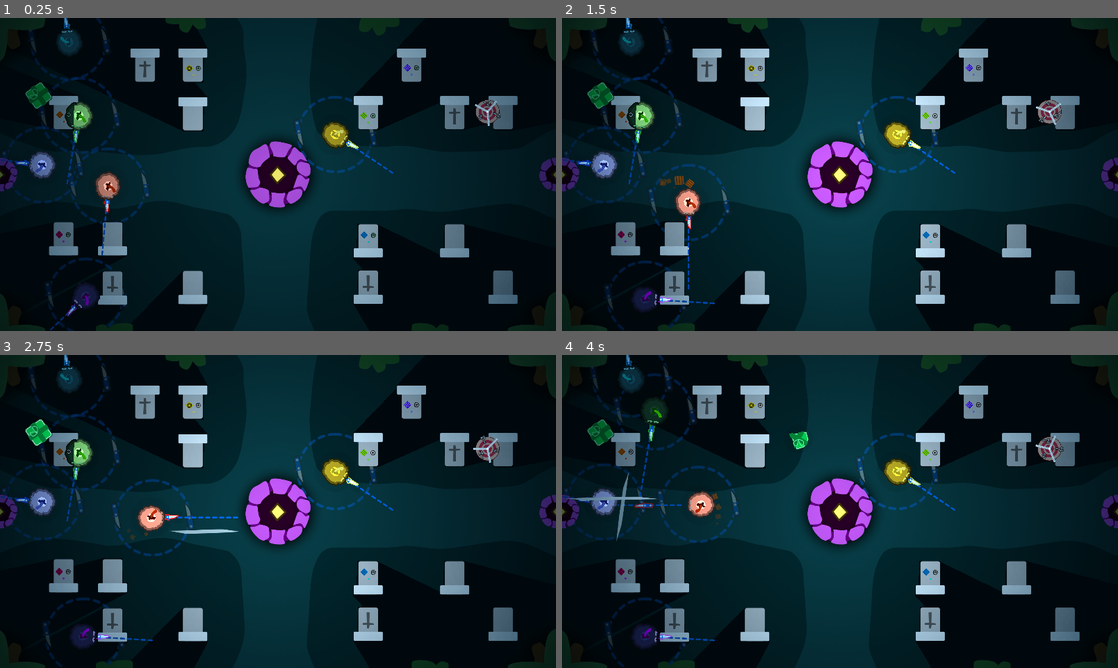
Above: before the commit, frames 1-4 (two rows, left to right).
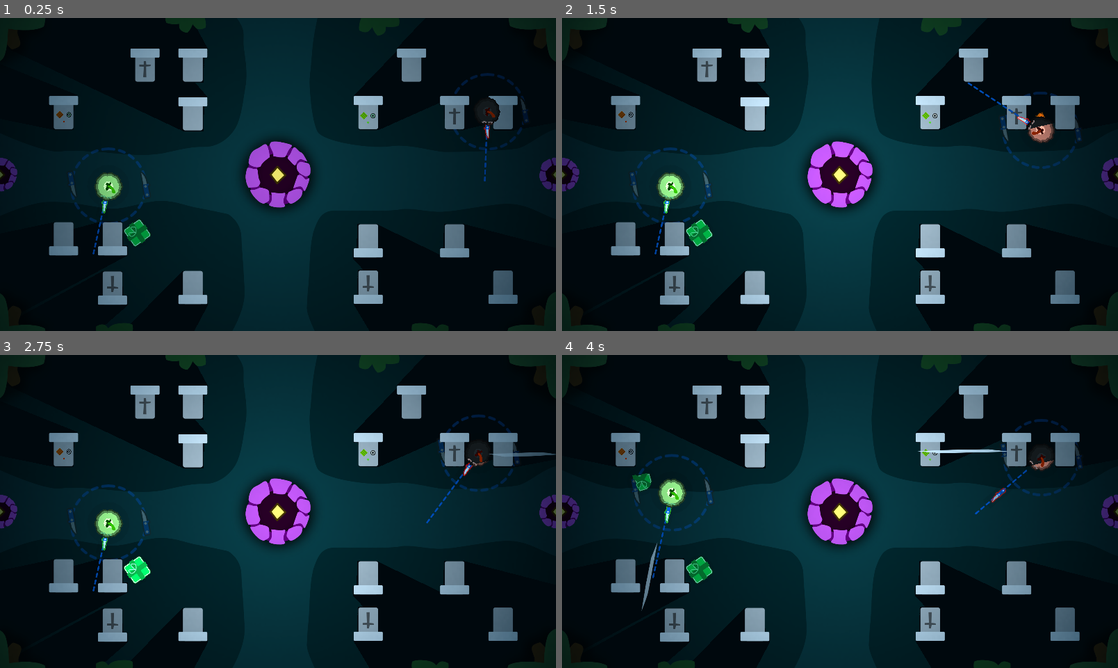
Above: after the commit, the same moments.

Repository: Pandaqi/Pumpkins
Game: Godot game, scene res://Main.tscn
Two runs of this game, one before a commit and one after it. Both use one fixed random seed, a clock stepped at 60 frames per second and the inputs below.
Inputs (mouse positions are in pixels of both pictures, inside the frame that each line leads up to):
- Up to frame 1 (0.25 s): no input
- Up to frame 2 (1.5 s): tap Enter (add_keyboard_player) at 0.5 s; move the mouse to (962, 158) at 0.52 s; hold Right 0.53-1.28 s; tap Space (continue) at 0.6 s; click (962, 158) at 0.67 s; move the mouse to (728, 190) at 1.27 s; hold Down from 1.28 s (still down); tap B (add_bot) at 1.35 s
- Up to frame 3 (2.75 s): tap Space (continue) at 1.55, 2.3 s; move the mouse to (333, 442) at 2.02 s; release Down at 2.03 s; hold Right from 2.03 s (still down); tap Enter (add_keyboard_player) at 2.1 s
- Up to frame 4 (4 s): move the mouse to (812, 574) at 2.77 s; release Right at 2.78 s; hold Up 2.78-3.53 s; tap Space (continue) at 2.85, 3.8 s; click (812, 574) at 2.92 s; move the mouse to (1006, 558) at 3.52 s; hold Left from 3.53 s (still down); tap R (remove_bot) at 3.6 s

The runs differ from the first frame. In frame 1, 4.5% of the frame differs, in the area x 0-96%, y 0-100%; in frame 2, 5.8%; in frame 3, 5.8%; in frame 4, 6.2%, in the area x 0-94%, y 0-100%.

Commit message:
Bots are kinda okay, tried different control schemes

Diff:
--- a/project.godot
+++ b/project.godot
@@ -81,6 +81,7 @@
 
 [physics]
 
+common/physics_fps=120
 common/enable_pause_aware_picking=true
 2d/default_gravity=0
 
--- a/scenes/knife_bodyless.tscn
+++ b/scenes/knife_bodyless.tscn
@@ -61,6 +61,7 @@
 }
 
 [node name="Knife" type="Node2D" groups=[
+"Knives",
 "Throwables",
 ]]
 
--- a/scenes/player.tscn
+++ b/scenes/player.tscn
@@ -75,7 +75,7 @@
 [node name="Input" type="Node" parent="."]
 script = ExtResource( 6 )
 
-[node name="Bot" type="Node" parent="."]
+[node name="Bot" type="Node2D" parent="."]
 script = ExtResource( 19 )
 
 [node name="Mover" type="Node" parent="."]
@@ -113,6 +113,8 @@
 position = Vector2( 128, 0 )
 rotation = 1.5708
 texture = ExtResource( 17 )
+
+[node name="Timer" type="Timer" parent="Knives"]
 
 [node name="GameOver" type="Node2D" parent="."]
 script = ExtResource( 12 )
@@ -165,17 +167,24 @@
 process_material = SubResource( 3 )
 texture = ExtResource( 22 )
 
+[connection signal="button_press" from="Input" to="Mover" method="_on_Input_button_press"]
 [connection signal="button_press" from="Input" to="Slasher" method="_on_Input_button_press"]
-[connection signal="button_press" from="Input" to="Mover" method="_on_Input_button_press"]
+[connection signal="button_release" from="Input" to="Mover" method="_on_Input_button_release"]
 [connection signal="button_release" from="Input" to="Slasher" method="_on_Input_button_release"]
-[connection signal="button_release" from="Input" to="Mover" method="_on_Input_button_release"]
+[connection signal="move_vec" from="Input" to="Mover" method="_on_Input_move_vec"]
 [connection signal="move_vec" from="Input" to="Slasher" method="_on_Input_move_vec"]
-[connection signal="move_vec" from="Input" to="Mover" method="_on_Input_move_vec"]
+[connection signal="button_press" from="Bot" to="Mover" method="_on_Input_button_press"]
+[connection signal="button_press" from="Bot" to="Slasher" method="_on_Input_button_press"]
+[connection signal="button_release" from="Bot" to="Mover" method="_on_Input_button_release"]
+[connection signal="button_release" from="Bot" to="Slasher" method="_on_Input_button_release"]
+[connection signal="move_vec" from="Bot" to="Mover" method="_on_Input_move_vec"]
+[connection signal="move_vec" from="Bot" to="Slasher" method="_on_Input_move_vec"]
 [connection signal="movement_started" from="Mover" to="Particles" method="_on_Mover_movement_started"]
 [connection signal="movement_stopped" from="Mover" to="Particles" method="_on_Mover_movement_stopped"]
+[connection signal="shape_updated" from="Shaper" to="Drawer" method="_on_Shaper_shape_updated"]
 [connection signal="shape_updated" from="Shaper" to="ShadowLocation" method="_on_Shaper_shape_updated"]
 [connection signal="shape_updated" from="Shaper" to="Knives" method="_on_Shaper_shape_updated"]
-[connection signal="shape_updated" from="Shaper" to="Drawer" method="_on_Shaper_shape_updated"]
 [connection signal="shape_updated" from="Shaper" to="Topping" method="_on_Shaper_shape_updated"]
 [connection signal="timeout" from="Grower/Timer" to="Grower" method="_on_Timer_timeout"]
+[connection signal="timeout" from="Knives/Timer" to="Knives" method="_on_Timer_timeout"]
 [connection signal="body_entered" from="Collector/Area2D" to="Collector" method="_on_Area2D_body_entered"]
--- a/scripts/globals/global_dict.gd
+++ b/scripts/globals/global_dict.gd
@@ -1,18 +1,21 @@
 extends Node
 
 var cfg = {
-	'game_mode': 'bulls_eye',
+	'game_mode': 'collect_em_all',
 	'max_players': 6,
 	'auto_pickup_powerups': false,
-	'num_starting_knives': 1
+	'num_starting_knives': 1,
+
+	'use_alternate_control_scheme': true,
+	'auto_throw_knives': true,
 }
 
 var modes = {
 	"dicey_slicey": { "win": "survival", "fade_rubble": true },
-	"collect_em_all": { "win": "collection", "eat_player_parts": true, "target_num": 20, "auto_grow": true },
-	"bulls_eye": { "win": "collection", "target_num": 50, "fade_rubble": true, "auto_grow": true, "auto_spawns": "bullseye", "player_slicing_penalty": -1 },
-	"frightening_feast": { "win": "collection", "target_num": 10, "auto_spawns": "dumplings" },
-	"dwarfing_dumplings": { "win": "survival", "fade_rubble": true },
+	"collect_em_all": { "win": "collection", "eat_player_parts": true, "target_num": 20, "auto_grow": true, "collectible_group": "Parts" },
+	"bulls_eye": { "win": "collection", "target_num": 50, "fade_rubble": true, "auto_grow": true, "auto_spawns": "bullseye", "player_slicing_penalty": -1, "target_group": "Targets" },
+	"frightening_feast": { "win": "collection", "target_num": 10, "auto_spawns": "dumplings", "collectible_group": "Dumplings" },
+	"dwarfing_dumplings": { "win": "survival", "fade_rubble": true, "target_group": "Dumplings" },
 	"ropeless_race": { "win": "survival", "forbid_slicing_players": true, "fade_rubble": true }
 }
 
@@ -29,7 +32,7 @@
 
 var player_data = [
 	{ "team": 0, "bot": false, "active": true },
-	{ "team": 1, "bot": false, "active": true },
+	{ "team": 1, "bot": true, "active": true },
 	{ "team": 2, "bot": false, "active": false },
 	{ "team": 3, "bot": false, "active": false },
 	{ "team": 4, "bot": false, "active": false },
--- a/scripts/globals/global_input.gd
+++ b/scripts/globals/global_input.gd
@@ -23,15 +23,25 @@
 	build_input_map()
 
 func create_debugging_players():
-	var num_players = 6
+	var num_players = 2
+	var num_bots = 0
+	for i in range(8):
+		GlobalDict.player_data[i].active = false
+		GlobalDict.player_data[i].bot = false
+
 	for i in range(num_players):
 		GlobalDict.player_data[i].active = true
+		GlobalDict.player_data[i].bot = false
 
 		if i < 4:
 			add_new_player('keyboard')
 		else:
 			add_new_player('controller', i)
 		# ('controller', i)
+
+	for i in range(num_bots):
+		GlobalDict.player_data[num_players + i].active = true
+		GlobalDict.player_data[num_players + i].bot = true
 
 #
 # Auto-fill the input map with all the right controls
--- a/scripts/mode_manager.gd
+++ b/scripts/mode_manager.gd
@@ -12,6 +12,9 @@
 		var module = load("res://scenes/mode_modules/" + mode_data.auto_spawns + ".tscn").instance()
 		add_child(module)
 		module.activate()
+
+func has_collectibles():
+	return mode_data.has("collectible_group")
 
 func win_type_is(tp):
 	return mode_data.win == tp
@@ -35,3 +38,12 @@
 func get_player_slicing_penalty():
 	if not mode_data.has('player_slicing_penalty'): return 0
 	return mode_data.player_slicing_penalty
+
+func get_targets():
+	var target_group = "Players"
+	if mode_data.has('target_group'): target_group = mode_data.target_group
+	return get_tree().get_nodes_in_group(target_group)
+
+func get_collectibles():
+	if not mode_data.has("collectible_group"): return []
+	return get_tree().get_nodes_in_group(mode_data.collectible_group)
--- a/scripts/modules/module_bot.gd
+++ b/scripts/modules/module_bot.gd
@@ -1,8 +1,9 @@
-extends Node
+extends Node2D
 
 const PLAYER_SENSOR_RANGE : float = 300.0
 
 onready var players = get_node("/root/Main/Players")
+onready var mode = get_node("/root/Main/ModeManager")
 onready var body = get_parent()
 
 var player_num : int = -1
@@ -12,6 +13,12 @@
 
 var num_knives : int
 var active_knife_vec : Vector2
+
+var knives_close : Array
+var knives_close_hostile : Array
+var knives_close_friendly : Array
+
+var collectibles_close : Array
 
 var points : int = 0
 var area : float = 0.0
@@ -25,6 +32,13 @@
 var vec_away_from_close_players : Vector2
 var avg_distance_to_players : float
 
+var params = {}
+
+signal move_vec()
+
+signal button_press()
+signal button_release()
+
 func _ready():
 	determine_personality()
 
@@ -34,10 +48,10 @@
 func determine_personality():
 	pass
 
-func _process(dt):
+func _physics_process(dt):
 	read_situation()
-	assign_scores()
-	pick_best_input()
+	assemble_movement_vector()
+	go_around_obstacles(dt)
 	apply_chosen_input()
 
 func read_situation():
@@ -54,10 +68,19 @@
 	area = body.modules.shaper.area
 
 	# information about knives/stuff we could get in the environment
-	# TO DO
+	knives_close = get_all_knives()
+	knives_close_friendly = []
+	knives_close_hostile = []
+	for knife in knives_close:
+		if body.modules.knives.is_mine(knife):
+			knives_close_friendly.append(knife)
+		else:
+			knives_close_hostile.append(knife)
+
+	collectibles_close = mode.get_collectibles()
 
 	# information about closest player
-	closest = players.get_closest_to(pos)
+	closest = players.get_closest_to(pos, body)
 	vec_to_closest = ((closest.get_global_position()) - pos).normalized()
 	dist_to_closest = ((closest.get_global_position()) - pos).length()
 
@@ -78,13 +101,286 @@
 
 	# information about the physical environment
 	# TO DO => Physical bodies blocking our path
-	# TO DO => Any knifes nearby, especially those coming towards us
-
-func assign_scores():
-	pass
-
-func pick_best_input():
-	pass
+
+func assemble_movement_vector():
+	params = {
+		'vec': Vector2.ZERO,
+		'weight': 0,
+		'press_button': false,
+		'release_button': false,
+		'aim_vec': Vector2.ZERO,
+		'prevent_attack': false
+	}
+
+	check_immediate_danger(params)
+	stock_resources(params)
+	attack(params)
+
+func check_immediate_danger(params):
+	var our_pos = body.get_global_position()
+
+	# check knives around us
+	# (project their position, move away from them)
+	var vec_away_from_knives : Vector2 = Vector2.ZERO
+	for knife in knives_close_hostile:
+		var pos = knife.get_global_position()
+		var dist_to_knife = (our_pos - pos).length()
+		var vec_to_travel = knife.get_node("Projectile").velocity.normalized()*dist_to_knife
+		var projected_pos = pos + vec_to_travel
+
+		vec_away_from_knives += (our_pos - projected_pos).normalized()
+
+	params.vec += vec_away_from_knives * 10
+	params.weight += 10
+
+	# check opponents close to us
+	# (if their active knife is in our general direction, step out of there)
+	var vec_away_from_players : Vector2 = Vector2.ZERO
+	for player in players_close:
+		var pos = player.get_global_position()
+		var knife_vec = player.modules.knives.get_first_knife_vec()
+		var vec_to_us = (our_pos - pos).normalized()
+
+		if vec_to_us.dot(knife_vec) >= 0.75:
+			vec_away_from_players += (knife_vec - vec_to_us).normalized()
+
+	params.vec += vec_away_from_players * 10
+	params.weight += 10
+
+	# optional niceties
+	# (if someone is winning, annoy them; if we're far behind, take more risks)
+	# TO DO
+
+func stock_resources(params):
+	var our_pos = body.get_global_position()
+
+	# check knives around us
+	# (move towards the closest of them)
+	# (if we're out of knives, increase the priority for this)
+	var vec_to_knife : Vector2 = Vector2.ZERO
+	var closest_dist : float = INF
+	for knife in knives_close_friendly:
+		var vec = (knife.get_global_position() - our_pos)
+		if vec.length() >= closest_dist: continue
+
+		closest_dist = vec.length()
+		vec_to_knife = vec
+
+	var my_weight = 5
+	if num_knives <= 0: my_weight = 12
+
+	params.vec += vec_to_knife * my_weight
+	params.weight += my_weight
+
+	# move towards collectibles
+	# (if those are a thing in our game mode)
+	if mode.has_collectibles():
+		var vec_to_collectible : Vector2 = Vector2.ZERO
+		var found_something = false
+
+		closest_dist = INF
+		for c in collectibles_close:
+			var vec = (c.get_global_position() - our_pos)
+
+			var collectible_is_already_mine = (c.modules.status.player_num == body.modules.status.player_num)
+			if collectible_is_already_mine: continue
+			if vec.length() >= closest_dist: continue
+
+			closest_dist = vec.length()
+			vec_to_collectible = vec.normalized()
+
+			found_something = true
+
+		my_weight = 12
+		params.vec += vec_to_collectible * my_weight
+		params.weight += my_weight
+
+		if found_something:
+			params.prevent_attack = true
+
+	# optional niceties
+	# (purposefully avoid/grab/slash powerups)
+	# TO DO
+
+func attack(params):
+	# without knives, we cannot attack anyway :p
+	if num_knives <= 0: return
+	if params.prevent_attack: return
+
+	var our_pos = body.get_global_position()
+
+	# pick the best target
+	# (close to current knife vector, nothing obstructing it)
+	var targets = mode.get_targets()
+	var targets_ordered = []
+	for t in targets:
+		var its_ourself = (t == body)
+		if its_ourself: continue
+
+		var pos = t.get_global_position()
+		var vec = (pos - our_pos)
+		var vec_norm = vec.normalized()
+		var dot = active_knife_vec.dot(vec_norm)
+
+		targets_ordered.append({ 'target': t, 'dot': dot, 'vec_to': vec, 'dist': vec.length() })
+
+	targets_ordered.sort_custom(self, "target_sort")
+
+	var final_target = null
+
+	var closest_target = null
+	var closest_dist = INF
+
+	var min_separation_with_target = 30
+
+	for t in targets_ordered:
+		var target = t.target
+		var start = our_pos
+		var end = target.get_global_position()
+		var exclusion = [body]
+		var result = shoot_raycast(start, end, exclusion)
+
+		if t.dist < closest_dist and t.dist > min_separation_with_target:
+			closest_dist = t.dist
+			closest_target = { 'target': t, 'vec_to': t.vec_to }
+
+		if not result: continue
+		if not (result.collider == target): continue
+
+		final_target = t
+		break
+
+	# in any case, move towards a target if possible
+	var move_towards_target = final_target
+	if not final_target: move_towards_target = closest_target
+
+	if move_towards_target:
+		var my_weight = 1
+		params.vec += closest_target.vec_to*my_weight
+		params.weight += my_weight
+
+	# no target, but we're in throw mode?
+	# just throw now, so we can continue moving elsewhere
+	var slasher = body.modules.slasher
+	if is_throwing:
+		if not move_towards_target or slasher.held_too_long():
+			params.release_button = true
+	if not final_target: return
+
+	# if we're throwing and close enough, THROW IT
+	var target_pos = final_target.target.get_global_position()
+	if is_throwing:
+		if final_target.dot >= 0.9:
+			var time_is_right = slasher.in_long_throw_mode() or slasher.pos_within_range(target_pos)
+			if time_is_right:
+				params.release_button = true
+
+	# if we're not throwing, but a suitable candidate exists? START THROWING
+	else:
+		if final_target.dot >= 0.6 or final_target.dist <= 40:
+			params.press_button = true
+
+	params.aim_vec = final_target.vec_to
+
+func target_sort(a,b):
+	return a.dot < b.dot
+
+func shoot_raycast(start, end, exclude = [], col_layer = 1 + 2 + 4 + 8):
+	var space_state = get_world_2d().direct_space_state
+	return space_state.intersect_ray(start, end, exclude, col_layer)
+
+func shoot_triple_raycast(start, vec, exclude, col_layer = 1):
+	var offset = 0.25*PI
+	var ortho_vec = vec.rotated(PI)
+
+	var rc1 = shoot_raycast(start, start + vec, exclude, col_layer)
+	var rc2 = shoot_raycast(start, start + 0.5*ortho_vec + vec, exclude, col_layer)
+	var rc3 = shoot_raycast(start, start - 0.5*ortho_vec + vec, exclude, col_layer)
+
+	if rc1: return rc1
+	if rc2: return rc2
+	if rc3: return rc3
+	return null
+
+func go_around_obstacles(dt):
+	var final_vec = (params.vec / float(params.weight)).normalized()
+	var tries = {
+		'left': final_vec,
+		'right': final_vec
+	}
+
+	params.final_vec = final_vec
+
+	if is_throwing: return
+
+	var start = body.get_global_position()
+	var mover = body.modules.mover
+	var shaper = body.modules.shaper
+
+	var rel_speed = mover.get_speed_with_delta(dt) + shaper.approximate_radius()
+	var rel_vec = (final_vec*rel_speed)
+	var exclude = [body]
+
+	if not shoot_triple_raycast(start, rel_vec, exclude): return
+
+	var cur_dir = 'right'
+	var rot_step = 0.25*PI
+	var num_tries = 0
+	var max_num_tries = (2*PI)/rot_step
+
+	while num_tries < max_num_tries:
+		var rot_dir = 1 if cur_dir == 'right' else -1
+		tries[cur_dir] = tries[cur_dir].rotated(rot_dir * rot_step)
+
+		rel_vec = (tries[cur_dir]*rel_speed)
+
+		if not shoot_triple_raycast(start, rel_vec, exclude):
+			final_vec = tries[cur_dir]
+			break
+
+		if cur_dir == 'right':
+			cur_dir = 'left'
+		else:
+			cur_dir = 'right'
+
+		num_tries += 1
+
+	var is_mostly_surrounded = (num_tries > 0.5*max_num_tries)
+	if is_mostly_surrounded:
+		print("MOSTLY SURROUNDED")
+		pass
+
+	params.final_vec = final_vec
 
 func apply_chosen_input():
-	pass
+	# movement
+	var final_vec = params.final_vec
+
+	var override_with_aim_vec = is_throwing or params.press_button
+	if override_with_aim_vec:
+		final_vec = params.aim_vec
+
+	emit_signal("move_vec", final_vec)
+
+	# button press/release
+	if params.press_button:
+		emit_signal("button_press")
+	if params.release_button:
+		emit_signal("button_release")
+
+func get_all_knives():
+	return get_all_knives_within_range(INF)
+
+func get_all_knives_within_range(radius):
+	var knives = get_tree().get_nodes_in_group("Knives")
+	var our_pos = body.get_global_position()
+	var arr = []
+	for knife in knives:
+		var their_pos = knife.get_global_position()
+		var dist = (their_pos - our_pos).length()
+		if knife.get_node("Projectile").being_held: continue
+		if dist > radius: continue
+
+		arr.append(knife)
+
+	return arr
--- a/scripts/modules/module_input.gd
+++ b/scripts/modules/module_input.gd
@@ -15,6 +15,7 @@
 	player_num = num
 
 func _physics_process(_dt):
+	if player_num >= GlobalInput.get_player_count(): return
 	determine_move_vec()
 
 func determine_move_vec():
@@ -25,6 +26,9 @@
 	emit_signal("move_vec", move_vec)
 
 func _input(ev):
+	if not ((ev is InputEventKey) or (ev is InputEventJoypadButton)): return
+	if player_num >= GlobalInput.get_player_count(): return
+
 	if ev.is_action_pressed(get_key("interact")):
 		emit_signal("button_press")
 	elif ev.is_action_released(get_key("interact")):
--- a/scripts/modules/module_knives.gd
+++ b/scripts/modules/module_knives.gd
@@ -1,9 +1,9 @@
 extends Node2D
 
 const MAX_KNIVES : int = 8
+const AUTO_THROW_INTERVAL : float = 5.0
 
 var knives_held = []
-var knives_thrown = []
 
 var knife_scene = preload("res://scenes/knife_bodyless.tscn")
 var pickup_disabled : bool = false
@@ -19,6 +19,17 @@
 onready var body = get_parent()
 onready var map = get_node("/root/Main/Map")
 onready var guide = $Guide
+onready var timer = $Timer
+
+func activate():
+	create_starting_knives()
+
+	if GlobalDict.cfg.auto_throw_knives:
+		timer.wait_time = AUTO_THROW_INTERVAL
+		timer.start()
+
+func _on_Timer_timeout():
+	throw_first_knife()
 
 func create_starting_knives():
 	for _i in range(GlobalDict.cfg.num_starting_knives):
@@ -61,7 +72,6 @@
 	if at_max_capacity: return
 	if pickup_disabled: return
 
-	knives_thrown.erase(knife)
 	knives_held.append(knife)
 
 	var projectile = knife.get_node("Projectile")
@@ -96,7 +106,7 @@
 	throw_knife(knives_held[0])
 
 func get_first_knife_vec():
-	if knives_held.size() <= 0: return null
+	if knives_held.size() <= 0: return Vector2.ZERO
 
 	var ang = knives_held[0].rotation + body.rotation
 	return Vector2(cos(ang), sin(ang))
@@ -112,10 +122,10 @@
 	if knife_overlaps_problematic_body(knife): return
 
 	knives_held.erase(knife)
-	knives_thrown.append(knife)
 
 	var projectile = knife.get_node("Projectile")
 	projectile.being_held = false
+	projectile.set_owner(body)
 
 	if use_curve:
 		projectile.make_curving(body.modules.slasher.get_curve_strength())
@@ -221,7 +231,6 @@
 	return 1.25 * body.modules.shaper.approximate_radius()
 
 func is_mine(other_body):
-	if (other_body in knives_thrown): return true
 	if other_body.get_node("Projectile").has_no_owner(): return true
 	if same_team(other_body.get_node("Projectile").my_owner): return true
 
--- a/scripts/modules/module_mover.gd
+++ b/scripts/modules/module_mover.gd
@@ -1,6 +1,7 @@
 extends Node
 
 const MOVE_SPEED : float = 400.0
+const ALT_ROTATE_SPEED : float = 0.5*0.016
 var speed_multiplier : float = 1.0
 
 onready var body : KinematicBody2D = get_parent()
@@ -29,6 +30,21 @@
 
 	if reversed: vec *= -1
 
+	if GlobalDict.cfg.use_alternate_control_scheme:
+		move_alternate(vec)
+	else:
+		move_regular(vec)
+
+func move_alternate(vec):
+	if abs(vec.x) > 0.5:
+		var rotate_dir = 1 if vec.x > 0 else -1
+		body.rotate(rotate_dir*(2*PI)*ALT_ROTATE_SPEED)
+
+	if abs(vec.y) > 0.5:
+		var move_dir = 1 if vec.y < 0 else -1
+		body.move_and_slide(body.get_forward_vec()*speed_multiplier*MOVE_SPEED*move_dir)
+
+func move_regular(vec):
 	body.slowly_orient_towards_vec(vec)
 
 	var lerp_factor = 1.0
@@ -48,3 +64,6 @@
 
 func change_speed_multiplier(val):
 	speed_multiplier = clamp(speed_multiplier*val, 0.2, 3.0)
+
+func get_speed_with_delta(dt):
+	return speed_multiplier*MOVE_SPEED*dt
--- a/scripts/modules/module_slasher.gd
+++ b/scripts/modules/module_slasher.gd
@@ -135,8 +135,7 @@
 	determine_slash_range()
 
 func get_throw_strength():
-	var time_held = (OS.get_ticks_msec() - slash_start_time)
-	var strength = strength_multiplier * (time_held / MAX_TIME_HELD) * BASE_THROW_STRENGTH
+	var strength = strength_multiplier * (get_time_held() / MAX_TIME_HELD) * BASE_THROW_STRENGTH
 	return clamp(strength, THROW_STRENGTH_BOUNDS.min, THROW_STRENGTH_BOUNDS.max)
 
 func change_throw_multiplier(val):
@@ -145,3 +144,16 @@
 func get_curve_strength():
 	var linear_val = clamp(strength_multiplier * BASE_THROW_STRENGTH, THROW_STRENGTH_BOUNDS.min, THROW_STRENGTH_BOUNDS.max)
 	return 0.016*linear_val
+
+func get_time_held():
+	return (OS.get_ticks_msec() - slash_start_time)
+
+func in_long_throw_mode():
+	return get_time_held() > THROW_TIME_THRESHOLD
+
+func pos_within_range(pos):
+	var dist = (pos - body.get_global_position()).length()
+	return dist <= slash_range
+
+func held_too_long():
+	return get_time_held() > MAX_TIME_HELD
--- a/scripts/modules/modules_status.gd
+++ b/scripts/modules/modules_status.gd
@@ -20,7 +20,7 @@
 	body.modules.input.set_player_num(num)
 	body.modules.bot.set_player_num(num)
 
-	body.modules.knives.create_starting_knives()
+	body.modules.knives.activate()
 	body.modules.topping.set_frame(player_num)
 
 func is_from_a_player():
@@ -35,12 +35,10 @@
 	body.modules.particles.update_team_num(team_num)
 
 func turn_into_bot():
-	body.modules.input.queue_free()
-	body.modules.erase("input")
+	get_parent().get_node("Input").queue_free()
 
 func turn_into_player():
-	body.modules.bot.queue_free()
-	body.modules.erase("bot")
+	get_parent().get_node("Bot").queue_free()
 
 func make_powerup_leftover():
 	body.modules.drawer.set_color(powerup_part_color)
--- a/scripts/players.gd
+++ b/scripts/players.gd
@@ -21,13 +21,23 @@
 func create_players():
 	var max_players = GlobalDict.cfg.max_players
 
-	var params = { 'body_radius': DEFAULT_PLAYER_RADIUS, 'avoid_players': MIN_DIST_BETWEEN_PLAYERS }
+	var params = {
+		'body_radius': DEFAULT_PLAYER_RADIUS,
+		'avoid_players': MIN_DIST_BETWEEN_PLAYERS
+	}
+
 	var player_data = GlobalDict.player_data
 
 	for i in range(max_players):
-		if not player_data[i].active: continue
+		if not player_data[i].active: break
 
 		var p = player_scene.instance()
+
+		if player_data[i].bot:
+			p.get_node("Status").turn_into_bot()
+		else:
+			p.get_node("Status").turn_into_player()
+
 		map.entities.add_child(p)
 
 		p.set_position(spawner.get_valid_pos(params))
@@ -36,8 +46,9 @@
 		p.modules.status.set_player_num(i)
 		p.modules.status.set_team_num(player_data[i].team)
 
-		if player_data[i].bot:
-			p.modules.status.turn_into_bot()
+		print("INPUT MODULE")
+		print(p.modules.input)
+
 
 		if not mode.can_slice_players():
 			p.remove_from_group("Sliceables")
@@ -62,7 +73,7 @@
 		arr.append(p)
 	return arr
 
-func get_closest_to(pos):
+func get_closest_to(pos, ignore):
 	var players = get_tree().get_nodes_in_group("Players")
 
 	var best_match = null
@@ -70,6 +81,7 @@
 	for p in players:
 		var dist = (p.get_global_position() - pos).length()
 		if dist > best_dist: continue
+		if p == ignore: continue
 
 		best_dist = dist
 		best_match = p
--- a/scripts/powerups.gd
+++ b/scripts/powerups.gd
@@ -69,7 +69,7 @@
 	var p = powerup_scene.instance()
 	p.set_position(spawner.get_valid_pos(placement_params))
 	p.set_rotation(randf() * 2 * PI)
-	map.add_child(p)
+	map.knives.add_child(p)
 
 	var rand_type = get_random_type()
 	p.set_type(rand_type)
Not shown, added: assets/Bots.afdesign
Not shown, changed: non-game/[Devlog] Carving Pumpkins.docx
Not shown, changed: non-game/[Spinoff] Carving Pumpkins.docx
